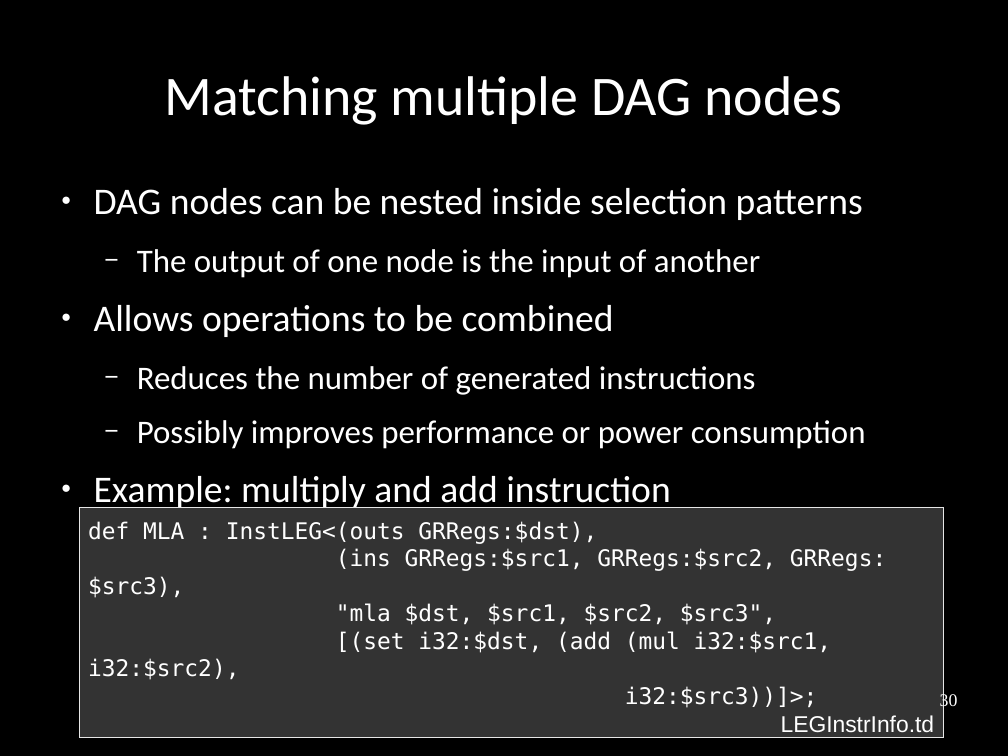
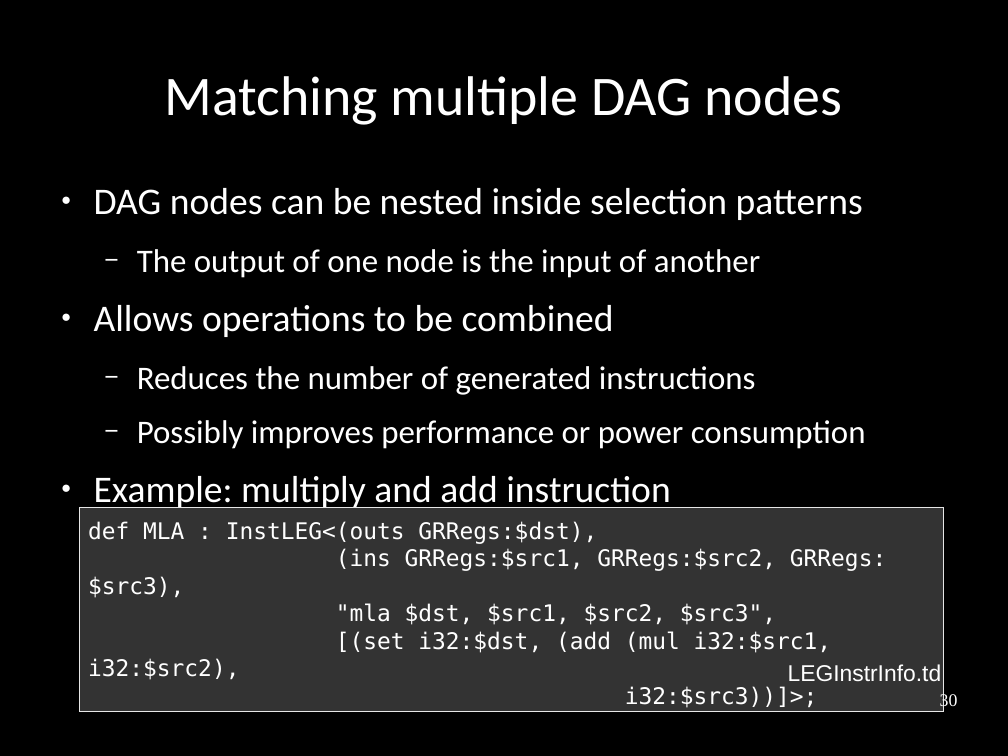
Before and after one commit to frasercrmck/llvm-leg, a slide deck: slide 30 of docs/Codeplay/Slides.odp. Drawn at 1008x756 pixels with LibreOffice and Linux fonts; fonts in the diff are those of the drawing. Boxes give left, top, right and bottom in pixels: in the first picture for what was removed or moved away, otherwise in the second. Text is boxed around its words. In the diff, an @@ line names an element or a change of style, - is before the commit and + after.

Commit message:
Fix layout.

```diff
--- a/docs/Codeplay/Slides.odp
+++ b/docs/Codeplay/Slides.odp
@@ rectangle "def MLA : InstLEG<(outs GRRegs:$dst),": place and size @@
-rectangle "def MLA : InstLEG<(outs GRRegs:$dst)," at [80,508,944,738]
+rectangle "def MLA : InstLEG<(outs GRRegs:$dst)," at [80,508,944,712]
@@ text "LEGInstrInfo.td" rewrapped from [781,715,935,738] to [788,664,942,681] @@
```
Also in this commit, not shown: 24 other slides changed.
